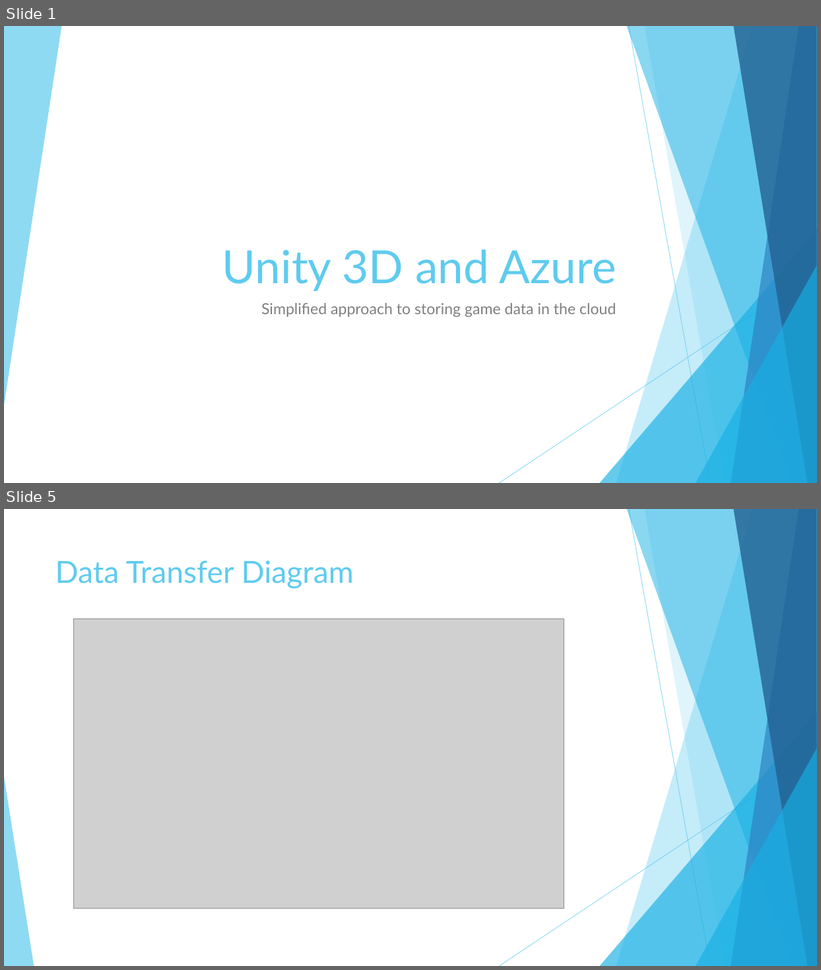
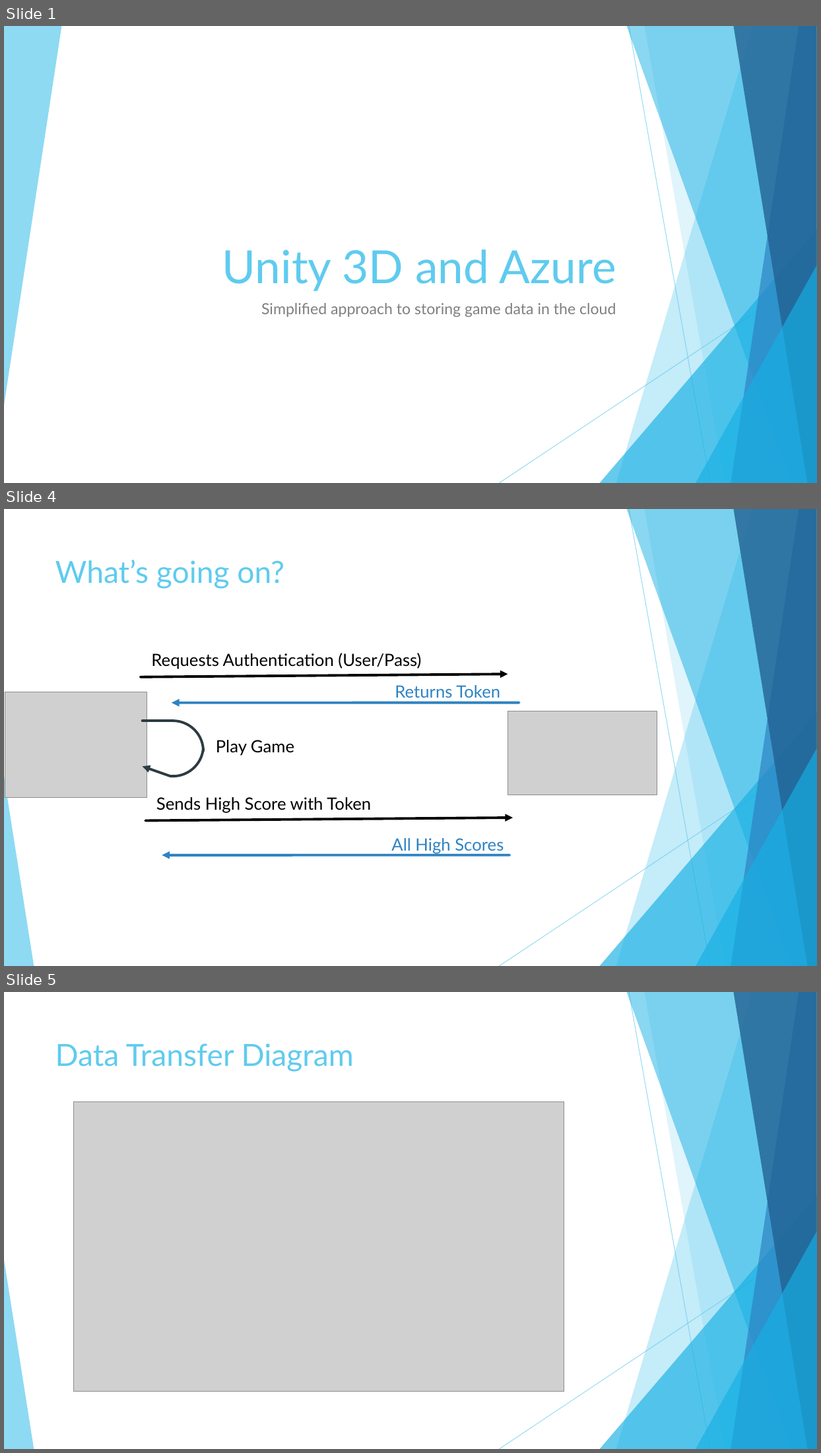
Before and after one commit to andrewboudreau/Leaderboard, a slide deck: Unity 3D and Azure.pptx. Shown one above the other, each under a label of ours: slides 1 and 5 before the commit, slides 1, 4 and 5 after it; the slides between them are not shown. The pictures are 821x970 and 821x1453 pixels, drawn with LibreOffice and Linux fonts; fonts in the diff are those of the drawing; grey boxes stand for pictures. Boxes give left, top, right and bottom in pixels: in the first picture for what was removed or moved away, otherwise in the second. Text is boxed around its words. In the diff, an @@ line names an element or a change of style, - is before the commit and + after.

```diff
--- a/Unity 3D and Azure.pptx
+++ b/Unity 3D and Azure.pptx
@@ slide 4 added at <box>4,509,817,966</box>, background #FFFFFF; not listed: 10 template elements that a slide beside it also shows @@
@@ title added at <box>55,560,284,589</box>, 36 pt, text #5FCBEF @@
+What’s going on?
@@ text added at <box>151,653,421,669</box>, 20 pt, text #000000 @@
+  Requests Authentication (User/Pass)
@@ arrow added from (141, 677) to (508, 674), #000000 3 pt @@
@@ text added at <box>395,685,500,698</box>, 20 pt, text #2E83C3 @@
+Returns Token
@@ picture added at <box>5,692,147,798</box> @@
@@ arrow added from (519, 703) to (172, 703), #2E83C3 3 pt @@
@@ arc (boxed as its full ellipse) added at <box>140,714,206,780</box>, outline #2C3C43 3 pt @@
@@ arc (boxed as its full ellipse) added at <box>143,722,203,782</box>, outline #2C3C43 3 pt @@
@@ line added from (173, 722) to (143, 722), #2C3C43 3 pt @@
@@ picture added at <box>508,712,657,795</box> @@
@@ text added at <box>216,740,294,756</box>, 20 pt, text #000000 @@
+Play Game
@@ arrow added from (170, 776) to (143, 766), #2C3C43 3 pt @@
@@ text added at <box>156,797,371,813</box>, 20 pt, text #000000 @@
+  Sends High Score with Token
@@ arrow added from (145, 821) to (513, 819), #000000 3 pt @@
@@ text added at <box>391,838,504,854</box>, 20 pt, text #2E83C3 @@
+All High Scores
@@ arrow added from (510, 855) to (162, 855), #2E83C3 3 pt @@
```
Also in this commit, not shown: 2 slides changed, 1 slide removed.
